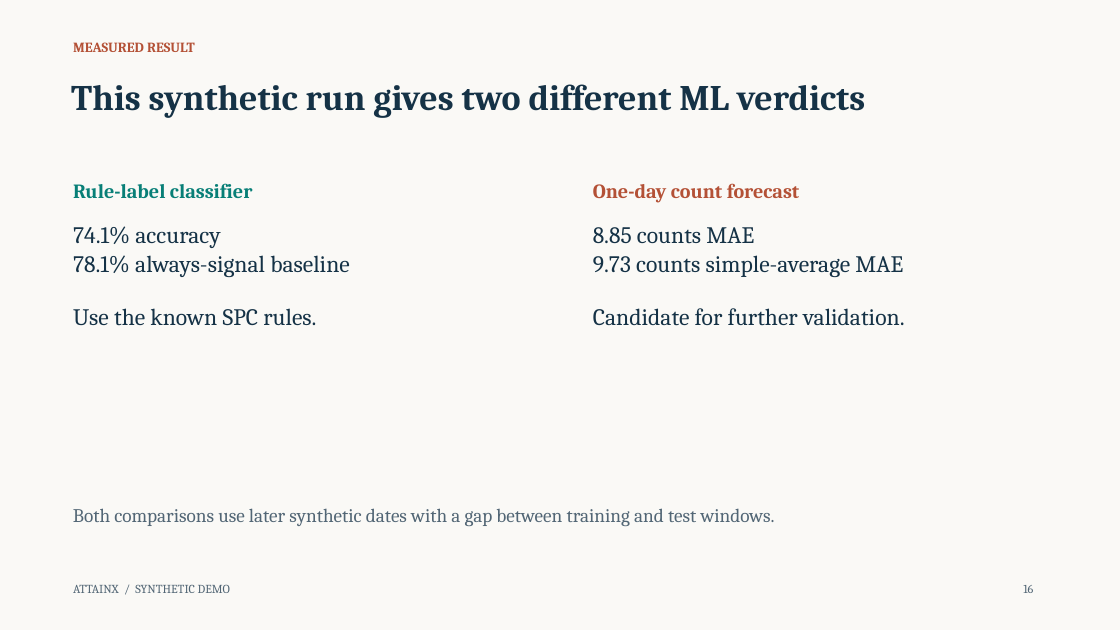
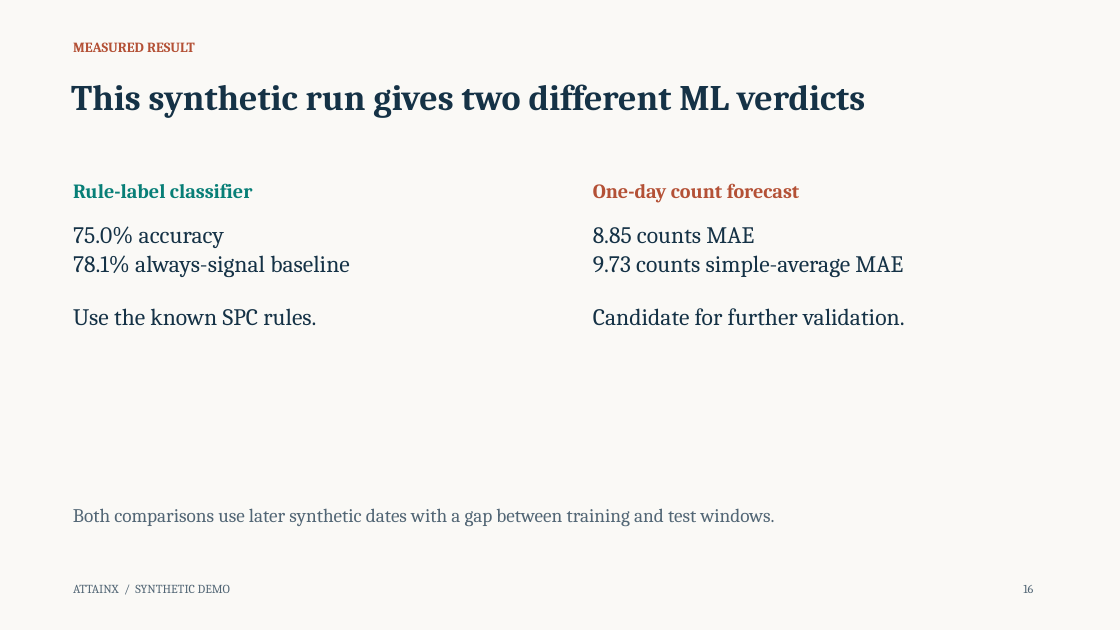
Before and after one commit to 0xpvtrickbateman/SPC-ML-Demo, a slide deck: slide 16 of docs/SPC_ML_Demo_Walkthrough_Ready.pptx. Drawn at 1120x630 pixels with LibreOffice and Linux fonts; fonts in the diff are those of the drawing. Boxes give left, top, right and bottom in pixels: in the first picture for what was removed or moved away, otherwise in the second. Text is boxed around its words. In the diff, an @@ line names an element or a change of style, - is before the commit and + after.

```diff
--- a/docs/SPC_ML_Demo_Walkthrough_Ready.pptx
+++ b/docs/SPC_ML_Demo_Walkthrough_Ready.pptx
@@ text at (73, 226, 224, 248): text changed @@
-74.1% accuracy
+75.0% accuracy
```
Also in this commit, not shown: 4 other slides changed, 6 other files.
